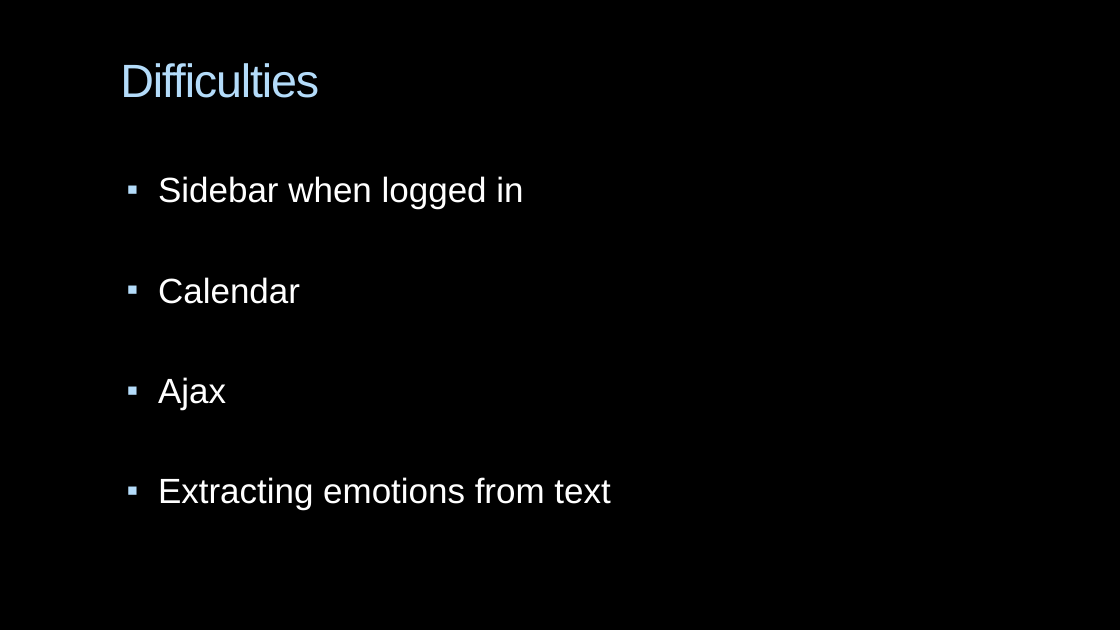
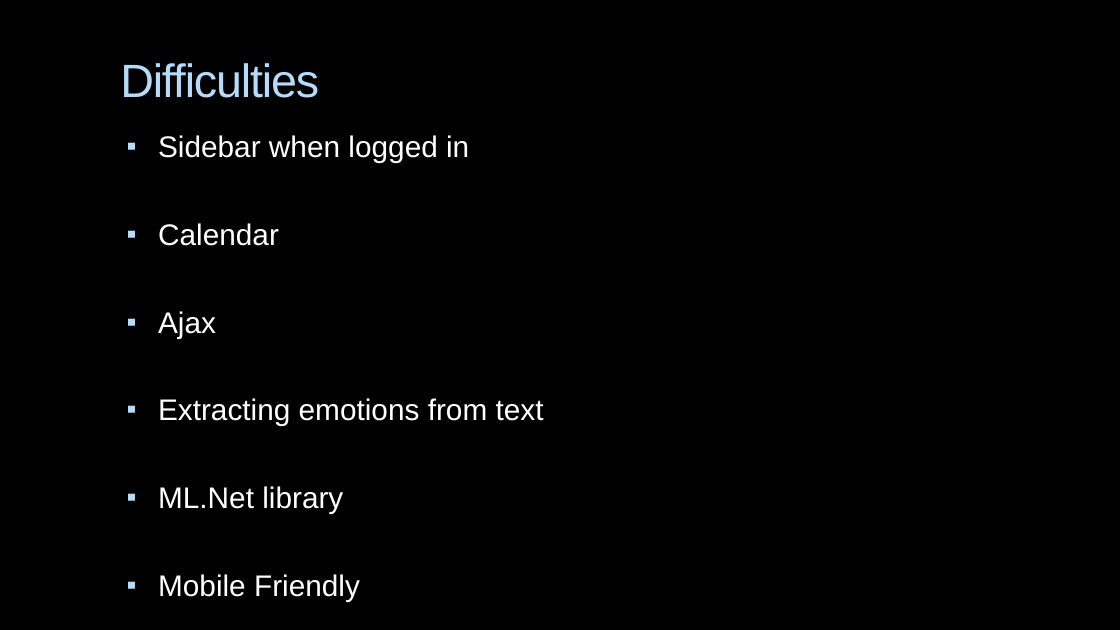
Before and after one commit to GenchoBG/SmartDiary, a slide deck: slide 6 of IntelliMood.pptx. Drawn at 1120x630 pixels with LibreOffice and Linux fonts; fonts in the diff are those of the drawing; background and template pictures are left out. Boxes give left, top, right and bottom in pixels: in the first picture for what was removed or moved away, otherwise in the second. Text is boxed around its words. In the diff, an @@ line names an element or a change of style, - is before the commit and + after.

Commit message:
Small presentation adjustment & changed text analysis method

```diff
--- a/IntelliMood.pptx
+++ b/IntelliMood.pptx
@@ text "Sidebar when logged in" moved from (x1=158, y1=176, x2=610, y2=510) to (x1=158, y1=135, x2=544, y2=602) @@
@@ text at (x1=158, y1=135, x2=544, y2=426): size 30 to 25.5 pt in "Sidebar when logged in", "Calendar", "Ajax", "Extracting emotions from text" @@
@@ text at (x1=158, y1=486, x2=360, y2=602): paragraphs added @@
+▪ ML.Net library
+▪ Mobile Friendly
```
Also in this commit, not shown: 3 other slides changed, 1 slide added, 1 other file.
